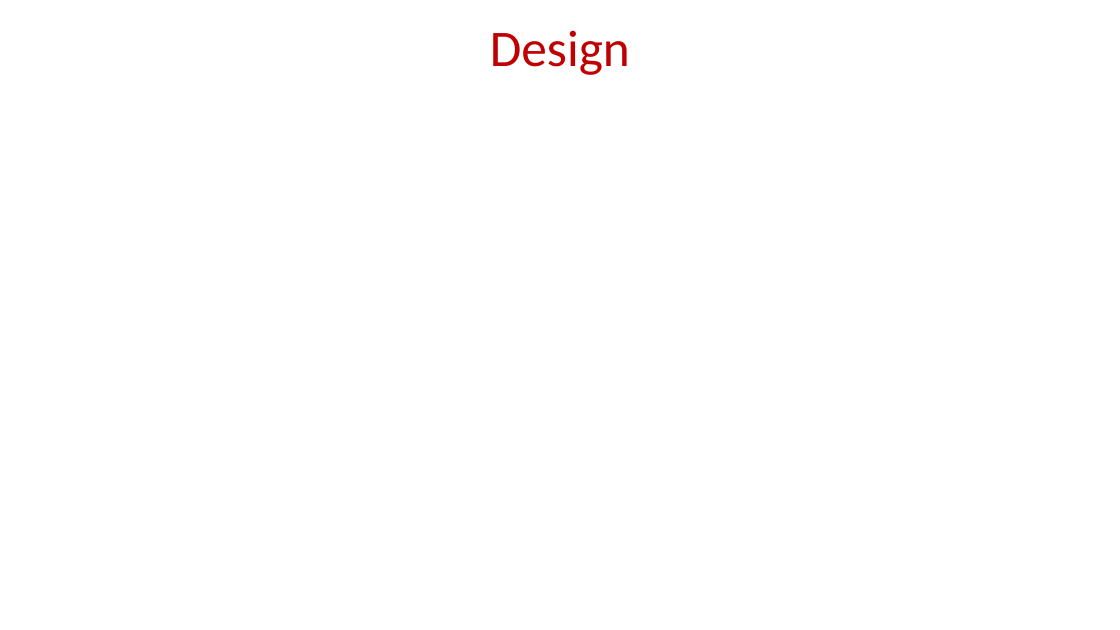
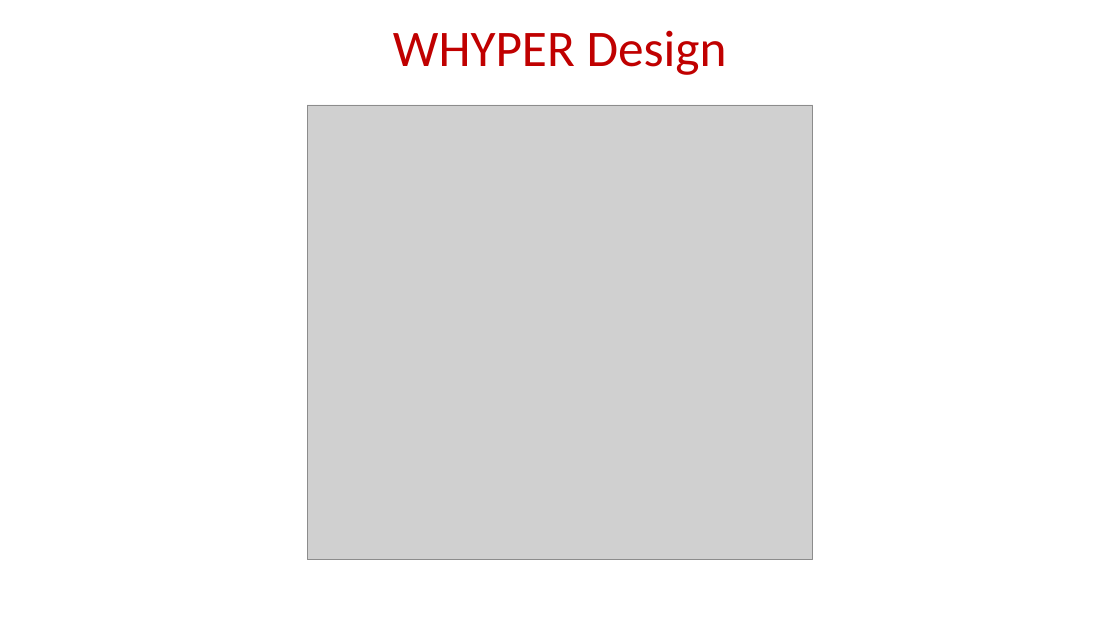
Before and after one commit to geesimon/cs598_dm_cap, a slide deck: slide 8 of papers/cs598dm-presentation-WHYPER Towards Automating Risk Assessment of Mobile Applications.pdf.pptx (slide 5 before the commit). Drawn at 1120x630 pixels with LibreOffice and Linux fonts; fonts in the diff are those of the drawing; grey boxes stand for pictures; background and template pictures are left out. Boxes give left, top, right and bottom in pixels: in the first picture for what was removed or moved away, otherwise in the second. Text is boxed around its words. In the diff, an @@ line names an element or a change of style, - is before the commit and + after.

```diff
--- a/papers/cs598dm-presentation-WHYPER Towards Automating Risk Assessment of Mobile Applications.pdf.pptx
+++ b/papers/cs598dm-presentation-WHYPER Towards Automating Risk Assessment of Mobile Applications.pdf.pptx
@@ title at <box>393,30,727,75</box>: text changed @@
-Design
+WHYPER Design
@@ picture added at <box>308,105,813,560</box> @@
```
Also in this commit, not shown: 4 other slides changed, 21 slides added, 7 slides removed.
